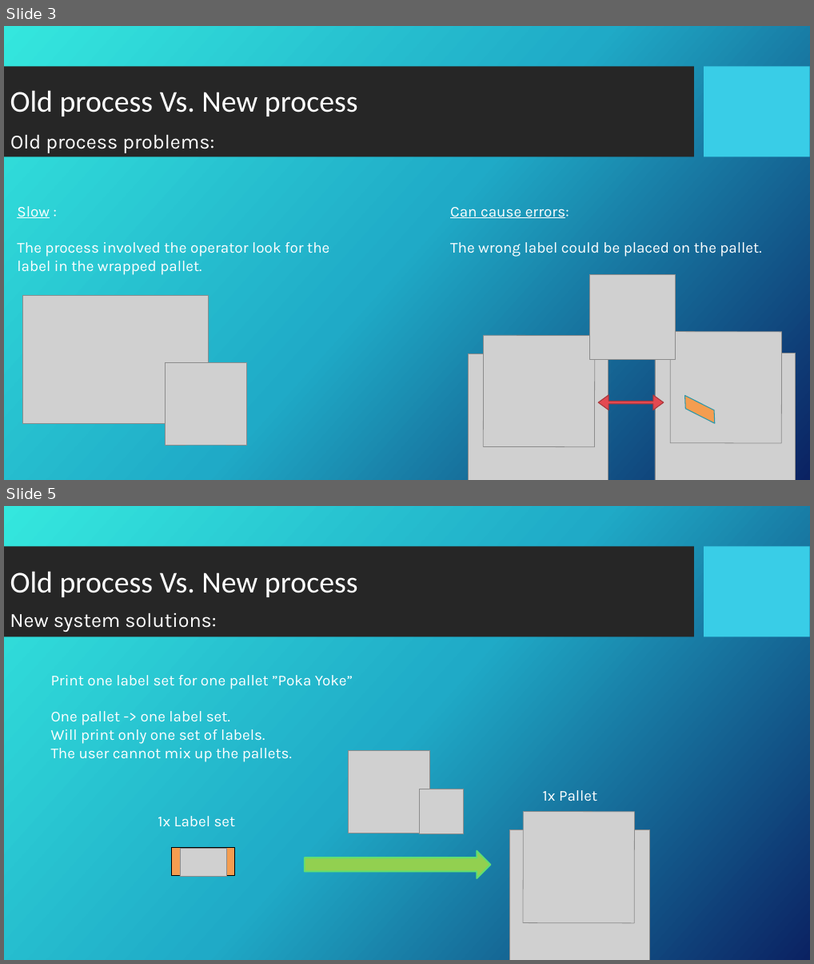
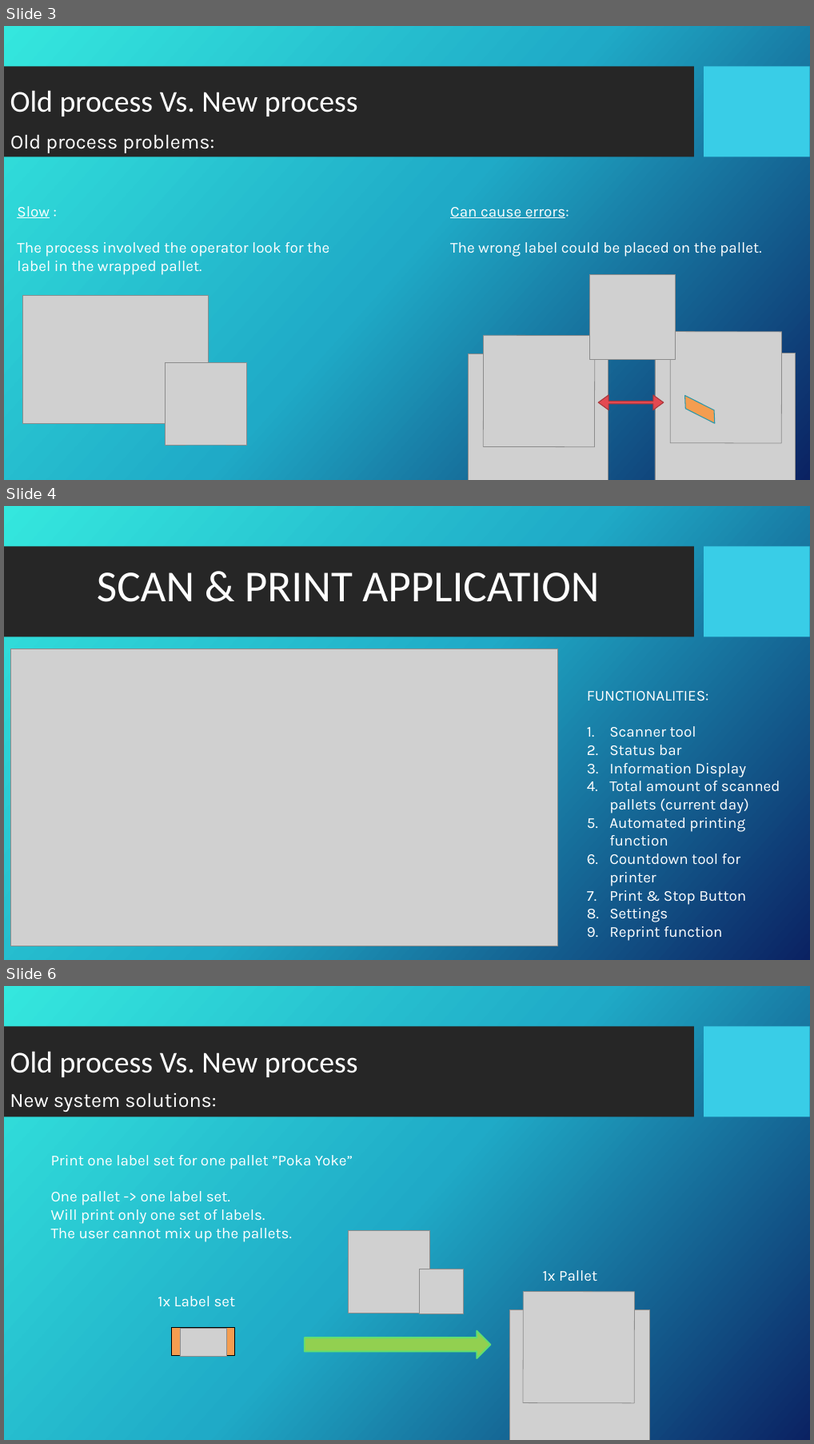
Before and after one commit to DangerX7/PalletScanAndPrint, a slide deck: Pallet Scan and Print Project Presentation.pptx. Shown one above the other, each under a label of ours: slides 3 and 5 before the commit, slides 3, 4 and 6 after it; the slides between them are not shown. The pictures are 814x964 and 814x1444 pixels, drawn with LibreOffice and Linux fonts; fonts in the diff are those of the drawing; grey boxes stand for pictures; background and template pictures are left out. Boxes give left, top, right and bottom in pixels: in the first picture for what was removed or moved away, otherwise in the second. Text is boxed around its words. In the diff, an @@ line names an element or a change of style, - is before the commit and + after.

```diff
--- a/Pallet Scan and Print Project Presentation.pptx
+++ b/Pallet Scan and Print Project Presentation.pptx
@@ slide 4 added at (4, 506, 810, 960), background picture (left out); not listed: 2 template elements that a slide beside it also shows @@
@@ text added at (97, 572, 599, 602), 52.6 pt, text #FFFFFF @@
+SCAN & PRINT APPLICATION
@@ picture added at (11, 648, 558, 945) @@
@@ text added at (587, 691, 781, 940), 18 pt, text #FFFFFF @@
+FUNCTIONALITIES:
+1. Scanner tool
+2. Status bar
+3. Information Display
+4. Total amount of scanned pallets (current day)
+5. Automated printing function
+6. Countdown tool for printer
+7. Print & Stop Button
+8. Settings
+9. Reprint function
@@ what was slide 5 is now slide 6 @@
```
Also in this commit, not shown: 2 slides changed.
